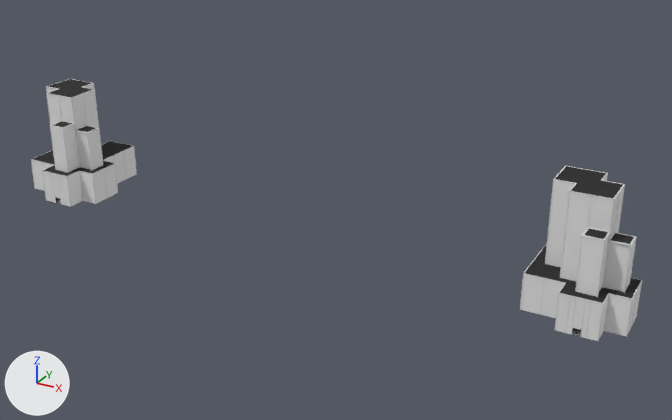
What one commit did to the OBJ model CG/model/buliding.obj.
The view is the same before and after, from a 50 mm lens placed at (123.9, -196.0, 112.8), pointed at (10.4, 10.4, 9.6). Lighting does not change. The marker at lower left points along +X, +Y and +Z. Where no turn or scale is listed for an object, it has been applied to the vertices. Vertices at the same position are counted once.

The first picture shows 'Material2', 'Material2.001', 'Material2.002', 'Material2.004', 'Material2.005', 'Material2.006'.
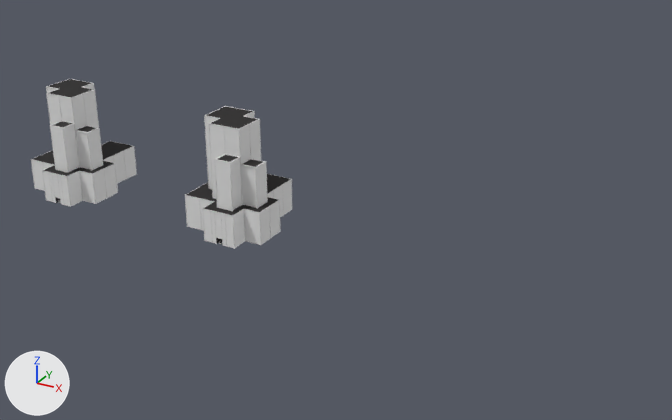
The newer file is also turned or shifted as a whole; pictures and numbers use the older file's frame.

Edits to the bpy script that builds the scene:
```text
Change me_material2_004:
    where me_material2_004.from_pydata(...)  # 795 vertices, 949 faces; spans x 67.8..93.4, y -7.1..23.6, z 0.0..32.0
    used by ob_material2_004; location = (0.0, 0.0, 0.0)
    me_material2_004 part 1: the whole mesh is moved by (-100.0, 0.0, 0.0)
Change me_material2_005:
    where me_material2_005.from_pydata(...)  # 281 vertices, 195 faces; spans x 67.9..93.4, y -7.1..23.5, z 0.0..31.8
    used by ob_material2_005; location = (0.0, 0.0, 0.0)
    me_material2_005 part 2: the whole mesh is moved by (-100.0, 0.0, 0.0)
Change me_material2_006:
    where me_material2_006.from_pydata(...)  # 112 vertices, 158 faces; spans x 68.0..93.3, y -7.1..23.4, z 0.0..32.0
    used by ob_material2_006; location = (0.0, 0.0, 0.0)
    me_material2_006 part 3: the whole mesh is moved by (-100.0, 0.0, 0.0)
```

Changed parts and their boxes (x1, y1, x2, y2) in the pictures (672 x 420 px):
'Material2.005', mesh moved
    before: (521, 175, 641, 341)
    after: (186, 112, 292, 248)
'Material2.006', mesh moved
    before: (525, 166, 641, 334)
    after: (186, 106, 290, 244)
'Material2.004', mesh moved
    before: (520, 166, 642, 341)
    after: (185, 106, 292, 249)
